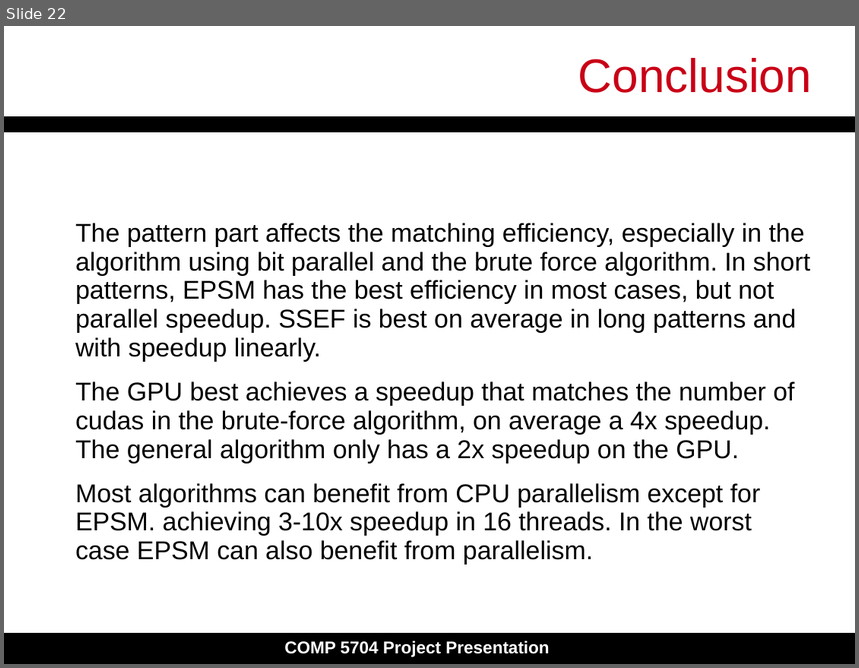
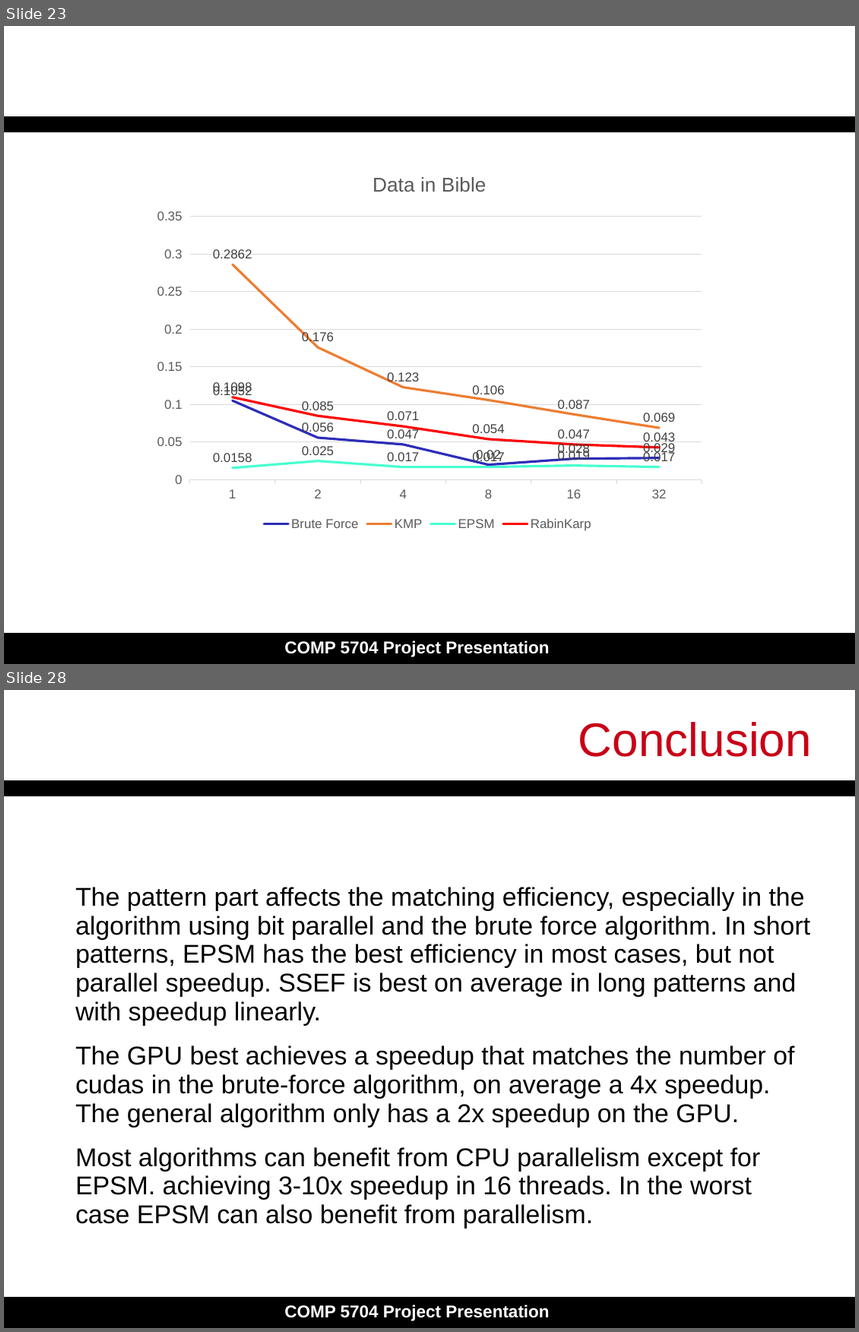
Before and after one commit to dengyull/COMP5704-project, a slide deck: Final_Presentation.pptx. Shown one above the other, each under a label of ours: slide 22 before the commit, slides 23 and 28 after it; the slides between them are not shown. The pictures are 859x668 and 859x1332 pixels, drawn with LibreOffice and Linux fonts; fonts in the diff are those of the drawing. Boxes give left, top, right and bottom in pixels: in the first picture for what was removed or moved away, otherwise in the second. Text is boxed around its words. In the diff, an @@ line names an element or a change of style, - is before the commit and + after.

```diff
--- a/Final_Presentation.pptx
+++ b/Final_Presentation.pptx
@@ slide 23 added at (4,26,855,664), background #FFFFFF; not listed: 3 template elements that a slide beside it also shows @@
@@ line chart added at (146,156,714,534) @@
+title "Data in Bible "
+categories: 1, 2, 4, 8, 16, 32
+Brute Force: 0.1052, 0.056, 0.047, 0.02, 0.028, 0.029
+KMP: 0.2862, 0.176, 0.123, 0.106, 0.087, 0.069
+EPSM: 0.0158, 0.025, 0.017, 0.017, 0.019, 0.017
+RabinKarp : 0.1098, 0.085, 0.071, 0.054, 0.047, 0.043
@@ what was slide 22 is now slide 28 @@
```
Also in this commit, not shown: 4 slides changed, 5 other slides added, 17 other files.
